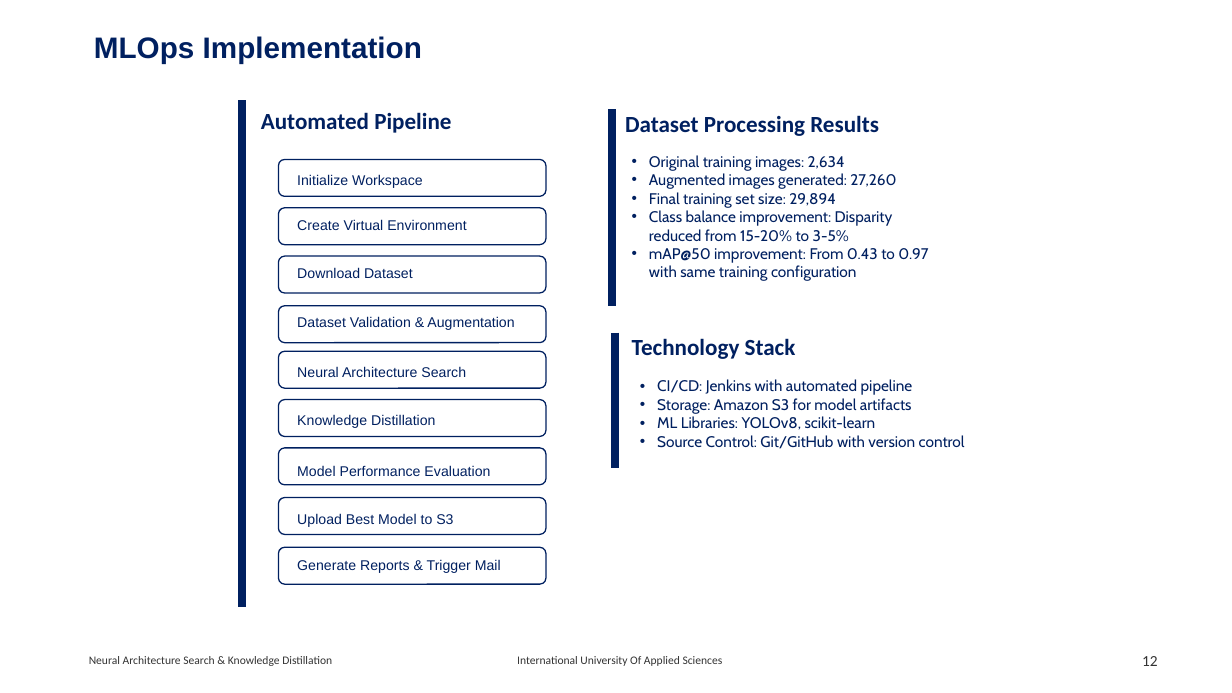
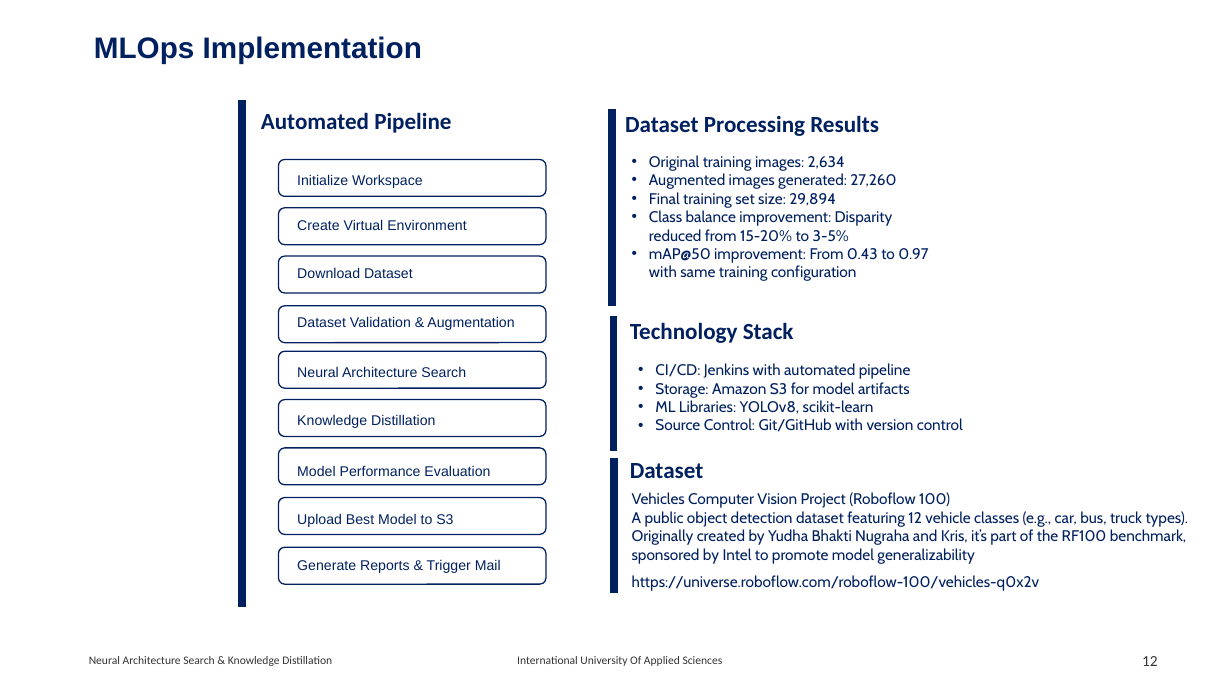
Before and after one commit to RajeshRamadas/yolov8-model-optimization, a slide deck: slide 12 of 01-Project-management/presentation/KnowledgeDistillation.pptx. Drawn at 1232x693 pixels with LibreOffice and Linux fonts; fonts in the diff are those of the drawing. Boxes give left, top, right and bottom in pixels: in the first picture for what was removed or moved away, otherwise in the second. Text is boxed around its words. In the diff, an @@ line names an element or a change of style, - is before the commit and + after.

```diff
--- a/01-Project-management/presentation/KnowledgeDistillation.pptx
+++ b/01-Project-management/presentation/KnowledgeDistillation.pptx
@@ 2 texts, 1 line: place and size @@
-2 texts, 1 line at (616, 333, 965, 468)
+2 texts, 1 line at (614, 316, 963, 452)
@@ line added from (614, 457) to (614, 593), #002060 5.75 pt @@
@@ text added at (630, 463, 704, 478), 18 pt, text #002060, bold @@
+Dataset
@@ text added at (632, 492, 1189, 564), 12 pt, text #002060 @@
+Vehicles Computer Vision Project (Roboflow 100)
+A public object detection dataset featuring 12 vehicle classes (e.g., car, bus, truck types). Originally created by Yudha Bhakti Nugraha and Kris, it’s part of the RF100 benchmark, sponsored by Intel to promote model generalizability
@@ text added at (632, 575, 1040, 591), 12 pt, text #002060 @@
+https://universe.roboflow.com/roboflow-100/vehicles-q0x2v
```
Also in this commit, not shown: 2 other slides changed.
